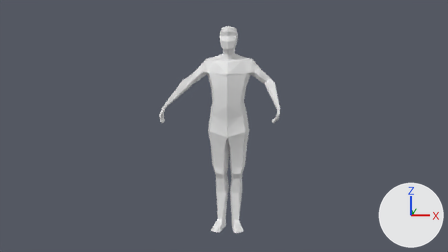
Renders of the Blender file male.blend from each side of a commit.
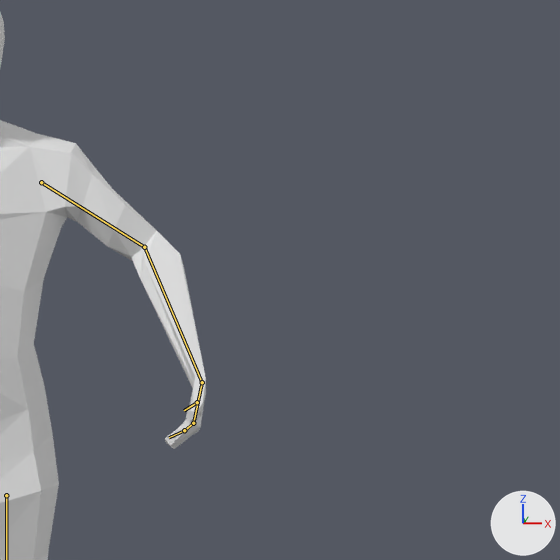
Each version appears first from the file's camera 'Camera', and next in a close-up on the part from 53% to 79% of the width and 12% to 58% of the height. The lights are fixed; the arrows at lower right show +X, +Y and +Z. Both versions are drawn at the pose saved in each file; the numbers are the values there. The bones that bend it are drawn over the model as lines in the close-ups.
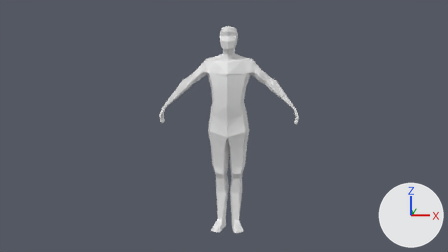
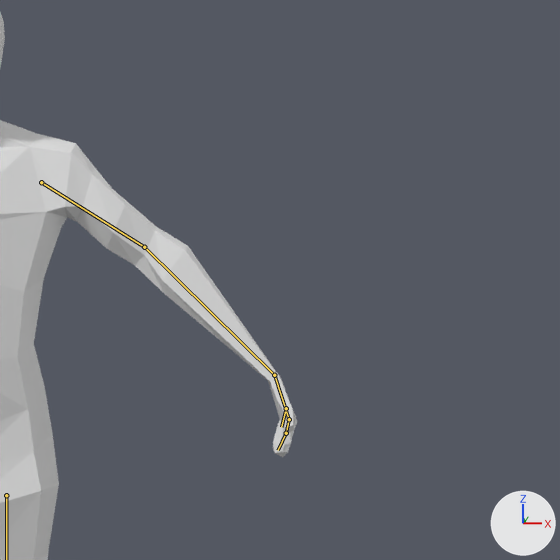
The change in detail:
Bone 'lowerArm_l' (bone_lowerarm_l) turns from (-17, -28, -30) to (0, 0, 0) degrees about its own x, y and z.

Changed parts and their boxes [x1, y1, x2, y2] in the close-ups (560 x 560 px):
'Cube', posed
    before: [0, 12, 206, 560]
    after: [0, 12, 297, 560]
bone 'lowerArm_l', root to tip
    before: (144, 247) to (202, 382)
    after: (144, 247) to (274, 375)
